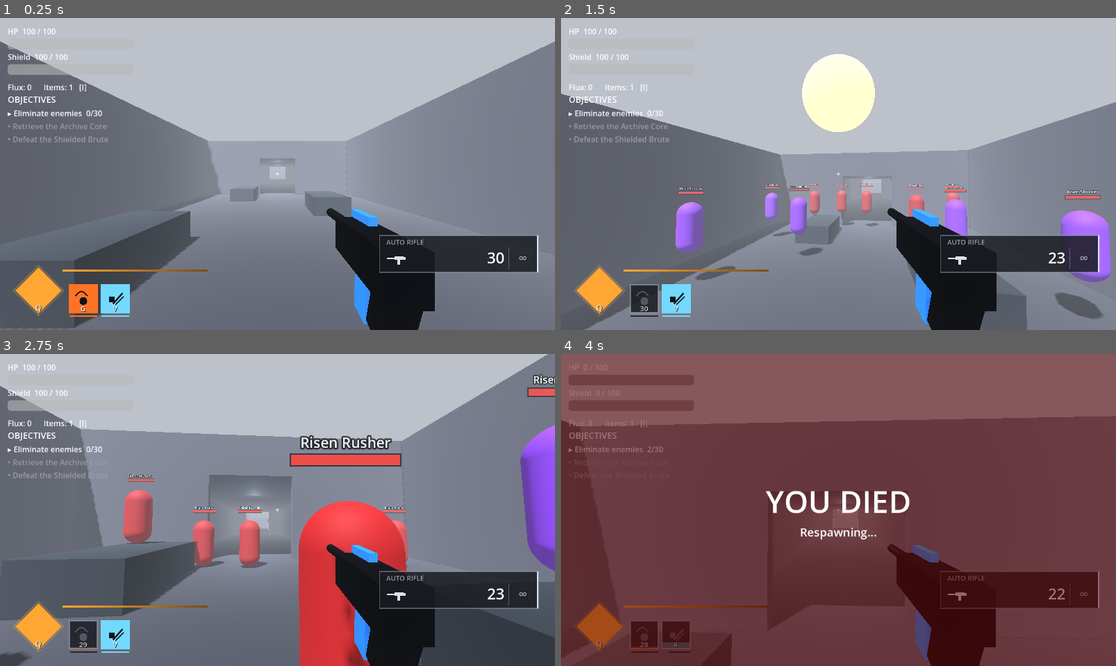
Above: before the commit, frames 1-4 (two rows, left to right).
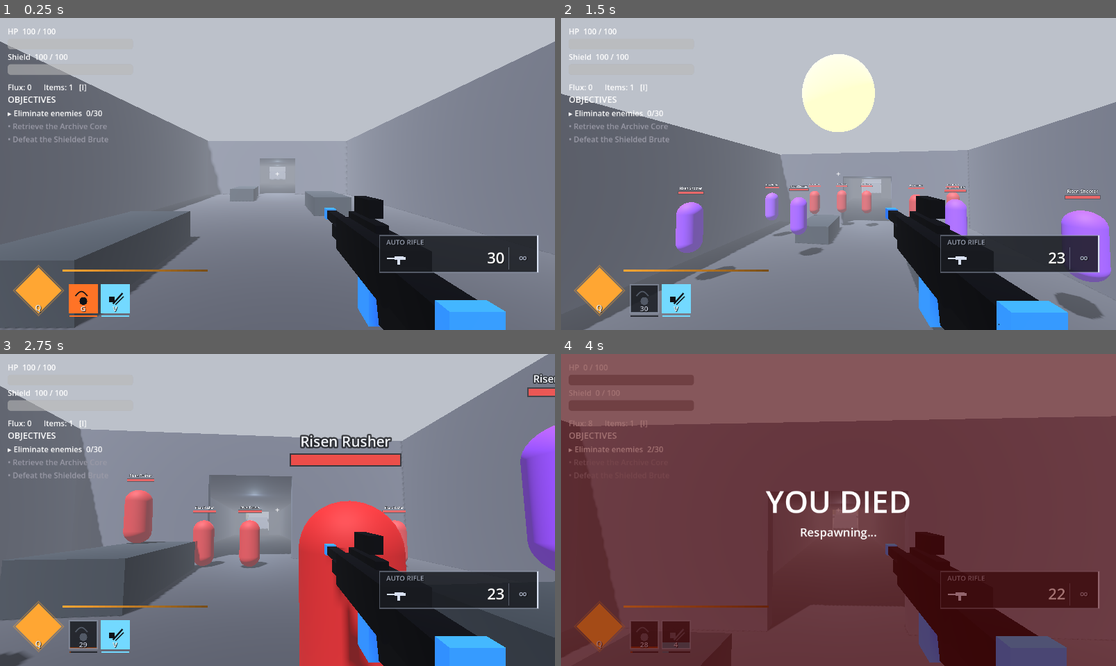
Above: after the commit, the same moments.

Repository: vasilisbit/The_Risen
Game: Godot game, scene res://scenes/missions/earth/earth.tscn
The game is run twice, just before and just after one commit, with the same random seed, the same clock (stepped at 60 frames per second) and the same inputs. This scene is started directly instead of the project's main scene.
Inputs (mouse positions are in pixels of both pictures, inside the frame that each line leads up to):
- Up to frame 1 (0.25 s): no input
- Up to frame 2 (1.5 s): tap Enter at 0.5 s; move the mouse to (866, 174) at 0.52 s; press the mouse at (866, 174) at 0.53 s; hold W (move_forward) from 0.53 s (still down); tap Space (jump) at 0.77 s; move the mouse to (810, 174) at 1.27 s; release the mouse at (810, 174) at 1.28 s; tap G (grenade) at 1.35 s
- Up to frame 3 (2.75 s): keep holding W (move_forward); tap Space (jump) at 1.52 s; move the mouse to (288, 503) at 2.02 s; hold E (interact) from 2.03 s (still down)
- Up to frame 4 (4 s): move the mouse to (832, 516) at 2.77 s; release E (interact) at 2.78 s; tap V (melee) at 2.85 s; click (832, 516) at 2.92 s; tap Space (jump) at 3.02, 3.77 s; move the mouse to (1005, 556) at 3.52 s; release W (move_forward) at 3.53 s; hold A (move_left) from 3.53 s (still down); hold Shift (sprint) from 3.53 s (still down)

The runs differ from the first frame. In frame 1, 2.5% of the frame differs, in the area x 58-92%, y 57-100%; in frame 2, 2.6%; in frame 3, 3.3%, in the area x 23-100%, y 6-100%; in frame 4, 2.5%.

Commit message:
fix: nameplate/shield overlap, Mars ghost count, shooter + death reload; add asset pipeline
Fixes
- Enemy nameplate: decide shield presence before placing the name so it sits
  clear of the shield bar (it overlapped when an enemy was shielded).
- Mars wave count: derive remaining from live enemy instances instead of the
  died signal alone, so an enemy freed without emitting died can't leave a
  phantom count that blocks the wave; plus an unstick that pulls stranded
  survivors back to a room marker after a stall.
- Shooter stopped firing after a while / after the player died because it
  picked cover once and never updated it - it now re-picks cover relative to
  the player's current position each time it returns, so it keeps engaging.
- Respawn now tops up all magazines instantly (WeaponManager.reset_all_ammo),
  so you come back ready instead of mid-reload.

Assets
- External weapon-model pipeline: weapon_viewmodel loads
  assets/thirdparty/weapons/<name>.{glb,gltf,tscn,scn} if present, with a
  MODEL_FIT tuning table, falling back to the built-in primitive silhouette.
- Worked example auto_rifle.tscn proves the path (loads a scoped rifle in hand).
- assets/thirdparty/{weapons,characters,environment,skyboxes} with READMEs,
  docs/ASSET_SOURCES.md (vetted CC0/AI sources + licensing rules), CREDITS.md.

Diff:
--- a/scripts/enemy_nameplate.gd
+++ b/scripts/enemy_nameplate.gd
@@ -41,6 +41,10 @@
 	var head_y: float = _enemy.nameplate_head_y() if _enemy.has_method("nameplate_head_y") else HEAD_Y
 	position = Vector3(0, head_y, 0)
 	var is_boss: bool = _enemy.has_method("nameplate_tier") and _enemy.nameplate_tier() == "boss"
+	# Decide shield presence up front so the name can sit clear of the shield bar
+	# (it used to be placed before this was known and overlapped it).
+	_has_shield = _enemy.has_method("nameplate_shield_max") and _enemy.nameplate_shield_max() > 0.0
+	_elemental = String(_enemy.get("shield_element")) != "Kinetic"
 	_build_name(is_boss)
 	_build_health_bar(is_boss)
 	_build_shield_bar()
@@ -57,7 +61,9 @@
 	label.modulate = BOSS_COLOR if is_boss else NORMAL_COLOR
 	label.outline_modulate = Color(0, 0, 0, 0.85)
 	label.outline_size = 14
-	label.position = Vector3(0, 0.15 if not _has_shield else 0.20, 0)
+	# Sit above the health bar, and higher still when a shield bar is stacked on
+	# top of it, so the name never overlaps the bars.
+	label.position = Vector3(0, 0.28 if _has_shield else 0.16, 0)
 	add_child(label)
 
 
@@ -70,10 +76,8 @@
 
 
 func _build_shield_bar() -> void:
-	if not _enemy.has_method("nameplate_shield_max") or _enemy.nameplate_shield_max() <= 0.0:
+	if not _has_shield:
 		return
-	_has_shield = true
-	_elemental = String(_enemy.get("shield_element")) != "Kinetic"
 	var y := BAR_H * 0.5 + SHIELD_H * 0.5 + 0.02
 	_shield_bg = _quad(BAR_W + 0.03, SHIELD_H + 0.02, Color(0, 0, 0, 0.75), 1)
 	_shield_bg.position = Vector3(0, y, 0)
--- a/scripts/guardian.gd
+++ b/scripts/guardian.gd
@@ -495,6 +495,8 @@
 	Input.mouse_mode = Input.MOUSE_MODE_CAPTURED
 	if has_node("WeaponManager"):
 		$WeaponManager.set_process(true)
+		# Come back with full magazines, not mid-reload from when you died.
+		$WeaponManager.reset_all_ammo()
 	if _death_screen:
 		_death_screen.visible = false
 	health_changed.emit(health, max_hp())
--- a/scripts/shooter.gd
+++ b/scripts/shooter.gd
@@ -79,9 +79,9 @@
 				_halt_horizontal()
 				if _shoot_timer <= 0.0:
 					_shoot()
-					_state = State.SEEK_COVER    # slip back into cover
+					_return_to_cover()           # slip back into fresh cover
 			elif _peek_elapsed >= PEEK_TIMEOUT:
-				_state = State.SEEK_COVER        # could not clear LOS; retry later
+				_return_to_cover()               # LOS never cleared; reposition on the player
 			else:
 				_move_straight_to(_peek_target)
 
@@ -115,6 +115,15 @@
 	return global_position
 
 
+## Re-pick cover relative to the player's CURRENT position, then seek it. Cover
+## used to be chosen once on first detection and never updated, so if the player
+## moved (or respawned elsewhere after dying) the Shooter kept returning to stale
+## cover and could never clear line of sight again - it just stopped firing.
+func _return_to_cover() -> void:
+	_cover_pos = _pick_cover()
+	_state = State.SEEK_COVER
+
+
 func _begin_peek() -> void:
 	var to_player := _player.global_position - _cover_pos
 	to_player.y = 0.0
--- a/scripts/wave_manager.gd
+++ b/scripts/wave_manager.gd
@@ -47,6 +47,15 @@
 var _label: Label
 var _buff_layer: CanvasLayer
 
+## Live enemies of the current wave. `remaining` is derived from this (not from
+## the died signal alone), so an enemy that vanishes without emitting died can't
+## leave a phantom count that blocks the wave from ever clearing.
+var _alive: Array = []
+## Seconds since the count last dropped. If it stalls, the survivors are probably
+## stuck out of the player's reach, so we pull them back into the room.
+var _stuck_time: float = 0.0
+const STUCK_TIMEOUT := 18.0
+
 
 ## Waves begin when the player crosses into the first chamber rather than on a
 ## timer - otherwise enemies would spawn while the player is still platforming.
@@ -65,13 +74,36 @@
 	_update_label("Reach the Nexus Chamber")
 
 
-func _physics_process(_delta: float) -> void:
-	if _started:
-		return
-	var p := get_tree().get_first_node_in_group("player")
-	if p != null and (p as Node3D).global_position.z <= START_TRIGGER_Z:
-		_started = true
-		start_wave(0)
+func _physics_process(delta: float) -> void:
+	if not _started:
+		var p := get_tree().get_first_node_in_group("player")
+		if p != null and (p as Node3D).global_position.z <= START_TRIGGER_Z:
+			_started = true
+			start_wave(0)
+		return
+	# Once fighting: keep the count honest (catch enemies freed without a died
+	# signal) and rescue any that stall out of reach.
+	if not _wave_active or not _spawn_done or _pending > 0:
+		return
+	_recount()
+	if remaining > 0:
+		_stuck_time += delta
+		if _stuck_time >= STUCK_TIMEOUT:
+			_stuck_time = 0.0
+			_unstick_survivors()
+
+
+## Pull stuck survivors back to a spawn marker in the current room, so a couple
+## of stranded enemies can't leave the wave uncompletable (and the player can
+## actually find and kill them - now they even have nameplates).
+func _unstick_survivors() -> void:
+	var markers := _room_markers(room_for_wave(wave_index))
+	if markers.is_empty():
+		return
+	for e in _alive:
+		if is_instance_valid(e) and e is Node3D:
+			var m: Node3D = markers[randi() % markers.size()]
+			(e as Node3D).global_position = m.global_position + Vector3(0, 1, 0)
 
 
 # --- wave lifecycle ---------------------------------------------------------
@@ -84,6 +116,8 @@
 	_pending = 0
 	_spawn_done = false
 	_wave_active = true
+	_alive.clear()
+	_stuck_time = 0.0
 	# Each wave is a checkpoint. Mars has no ObjectiveManager, and without this
 	# a death on wave 11 would drop the player back at the last platforming
 	# checkpoint, outside the chambers entirely.
@@ -135,16 +169,29 @@
 		if host:
 			host.add_child(e)
 			e.global_position = pos + Vector3(0, 1, 0)
-			remaining += 1
+			_alive.append(e)
 			if e.has_signal("died"):
 				e.died.connect(_on_enemy_died)
 	_pending -= 1
-	_update_label()
-	_check_cleared()
+	_recount()
 
 
 func _on_enemy_died(_where: Vector3) -> void:
-	remaining = maxi(0, remaining - 1)
+	_recount()
+
+
+## Recompute `remaining` from the live enemies, pruning any that were freed
+## (whether or not they emitted died). This is the single source of truth for the
+## count, so it can never get stuck above the number actually alive.
+func _recount() -> void:
+	var pruned: Array = []
+	for e in _alive:
+		if is_instance_valid(e) and not e.is_queued_for_deletion():
+			pruned.append(e)
+	if pruned.size() < _alive.size():
+		_stuck_time = 0.0
+	_alive = pruned
+	remaining = _alive.size()
 	_update_label()
 	_check_cleared()
 
--- a/scripts/weapon_manager.gd
+++ b/scripts/weapon_manager.gd
@@ -73,6 +73,15 @@
 	return _weapons[_active] if _active < _weapons.size() else null
 
 
+## Top every weapon back up instantly (used on respawn) - no reload wait, any
+## in-progress reload cancelled. You come back ready to fight, not mid-reload.
+func reset_all_ammo() -> void:
+	for w in _weapons:
+		w.cancel_reload()
+		w.ammo = w.mag_size
+		w.state_changed.emit()
+
+
 func _process(delta: float) -> void:
 	var w := active_weapon()
 	if w == null:
--- a/scripts/weapon_viewmodel.gd
+++ b/scripts/weapon_viewmodel.gd
@@ -10,6 +10,25 @@
 const REST_POS := Vector3(0.32, -0.26, -0.7)
 const RECOVER := 14.0        # recovery speed
 
+## Where the game looks for a real weapon model before falling back to the
+## built-in primitive silhouette. Drop a file named after the weapon (lowercase,
+## spaces -> underscores) here - e.g. `auto_rifle.glb` from the CC0 Kenney
+## Blaster Kit, or your own Fab export - and it is used automatically. Supported
+## extensions in priority order:
+const EXTERNAL_DIR := "res://assets/thirdparty/weapons/"
+const EXTERNAL_EXTS := ["glb", "gltf", "tscn", "scn"]
+
+## Per-weapon fit for imported models - imported meshes arrive at all sizes and
+## facings, so tune scale / rotation (degrees) / offset here when you drop a real
+## asset in. The barrel should point down -Z (forward), grip toward -Y. Defaults
+## suit a ~0.4 m gun already modelled facing forward.
+const MODEL_FIT := {
+	"Auto Rifle": {"scale": 1.0, "rot": Vector3.ZERO, "offset": Vector3.ZERO},
+	"Shotgun": {"scale": 1.0, "rot": Vector3.ZERO, "offset": Vector3.ZERO},
+	"Sniper": {"scale": 1.0, "rot": Vector3.ZERO, "offset": Vector3.ZERO},
+	"Hand Cannon": {"scale": 1.0, "rot": Vector3.ZERO, "offset": Vector3.ZERO},
+}
+
 ## Per-weapon recoil, so the heavy guns shove harder.
 const KICK := {
 	"Auto Rifle": {"back": 0.07, "up": 0.045},
@@ -38,6 +57,13 @@
 		_model.queue_free()
 	_model = Node3D.new()
 	add_child(_model)
+	# Prefer a real imported model if one has been dropped in; otherwise fall
+	# back to the built-in primitive silhouette so the game always shows a gun.
+	var external := _load_external(name_)
+	if external != null:
+		_model.add_child(external)
+		_apply_fit(external, name_)
+		return
 	match name_:
 		"Shotgun":
 			_build_shotgun()
@@ -47,6 +73,28 @@
 			_build_hand_cannon()
 		_:
 			_build_auto_rifle()
+
+
+## Load a real weapon model from EXTERNAL_DIR if one exists for this weapon.
+## Returns an instanced Node3D, or null to use the primitive fallback.
+func _load_external(name_: String) -> Node3D:
+	var base := EXTERNAL_DIR + name_.to_lower().replace(" ", "_")
+	for ext in EXTERNAL_EXTS:
+		var path := "%s.%s" % [base, ext]
+		if ResourceLoader.exists(path):
+			var res := load(path)
+			if res is PackedScene:
+				return (res as PackedScene).instantiate() as Node3D
+	return null
+
+
+## Apply the tuning transform for an imported model.
+func _apply_fit(model: Node3D, name_: String) -> void:
+	var fit: Dictionary = MODEL_FIT.get(name_, MODEL_FIT["Auto Rifle"])
+	model.scale = Vector3.ONE * float(fit["scale"])
+	var r: Vector3 = fit["rot"]
+	model.rotation = Vector3(deg_to_rad(r.x), deg_to_rad(r.y), deg_to_rad(r.z))
+	model.position = fit["offset"]
 
 
 func kick() -> void:
Not shown, added: assets/thirdparty/weapons/auto_rifle.tscn
Not shown, added: CREDITS.md
Not shown, added: assets/thirdparty/characters/README.md
Not shown, added: assets/thirdparty/environment/README.md
Not shown, added: assets/thirdparty/skyboxes/README.md
Not shown, added: assets/thirdparty/weapons/README.md
Not shown, added: docs/ASSET_SOURCES.md
